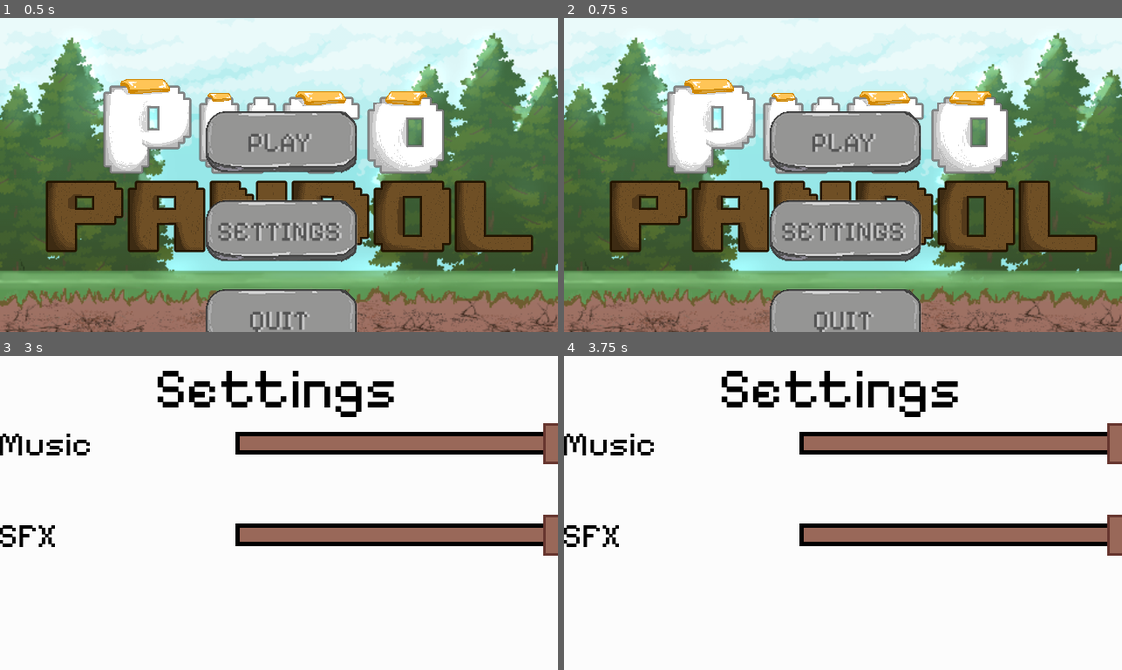
Above: before the commit, frames 1-4 (two rows, left to right).
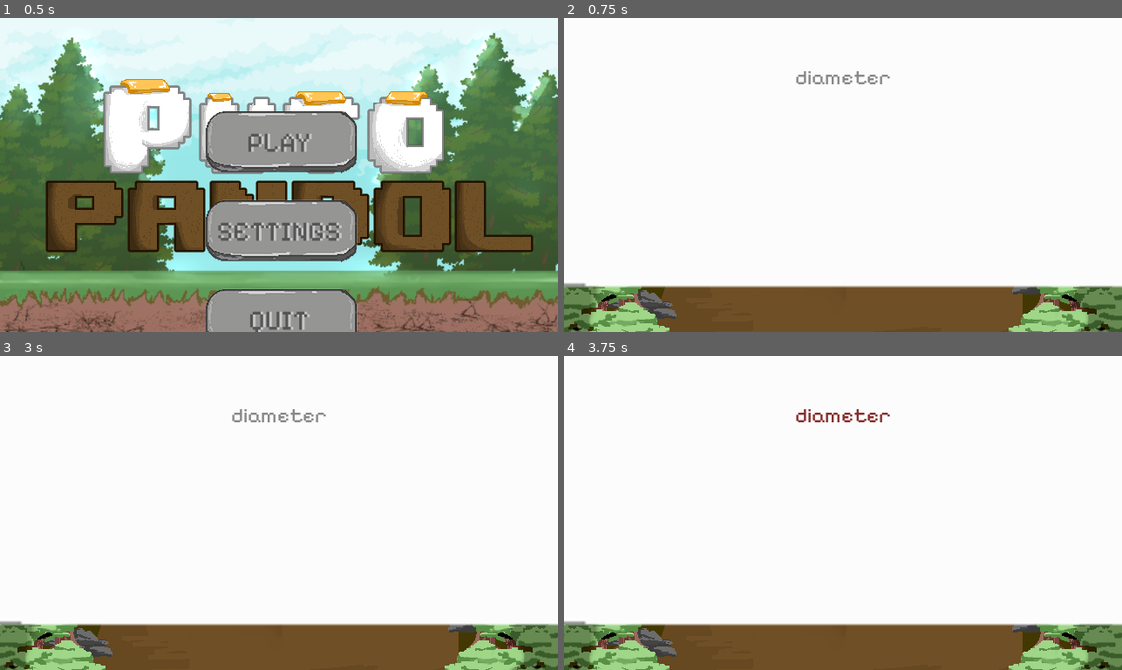
Above: after the commit, the same moments.

Repository: toot-a-loot/Zoie-Chasing-Game
Game: Godot game, scene res://ui/main_menu.tscn
The game is run twice, just before and just after one commit, with the same random seed, the same clock (stepped at 60 frames per second) and the same inputs.
Inputs (mouse positions are in pixels of both pictures, inside the frame that each line leads up to):
- Up to frame 1 (0.5 s): no input
- Up to frame 2 (0.75 s): click (843, 143) at 0.5 s
- Up to frame 3 (3 s): click (279, 481) at 1.27 s; click (279, 481) at 2.02 s; click (279, 569) at 2.77 s
- Up to frame 4 (3.75 s): tap Enter at 3.5 s

Frame 1 is identical in both runs. In frame 2, 84% of the frame differs, in the area x 0-100%, y 0-100%; in frame 3, 26%; in frame 4, 26%.

Commit message:
combined

Diff:
--- a/ui/game_over.gd
+++ b/ui/game_over.gd
@@ -56,9 +56,9 @@
 
 func execute_choice():
 	if current_target_word == "YES":
-		get_tree().change_scene_to_file("res://src/levels/game.tscn")
+		get_tree().change_scene_to_file("res://game/game.tscn")
 	elif current_target_word == "NO":
-		get_tree().change_scene_to_file("res://src/ui/main_menu.tscn")
+		get_tree().change_scene_to_file("res://ui/main_menu.tscn")
 
 func reset_typing():
 	current_target_word = ""
--- a/ui/main_menu.gd
+++ b/ui/main_menu.gd
@@ -49,7 +49,7 @@
 
 func _on_start_pressed():
 	# Change to your game scene path
-	get_tree().change_scene_to_file("res://src/levels/game.tscn")
+	get_tree().change_scene_to_file("res://game/game.tscn")
 
 func _on_options_pressed():
 	main_menu_container.visible = false
Not shown: 1 places in game/game.tscn that only renumber resources
Not shown, changed: ui/game_over.tscn
